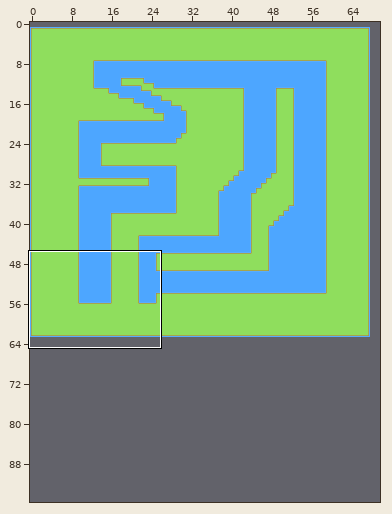
Tiled map -- Assets/com.seanba.super-tiled2unity/FINAL/Maps/Race 1.3.tmx. The first picture is a wide view before the edit; the outline marks the close-up.
Close-up. Before the edit:
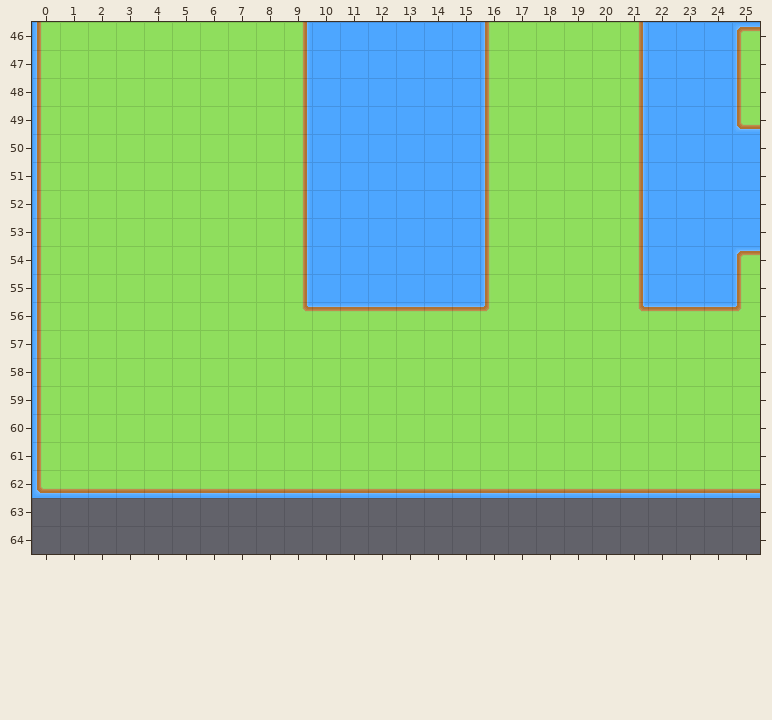
Cells are 32x32 px. Shown: x 0..25, y 46..64. The commit also changed other parts of the map, which this record leaves out. The old version is drawn lined up with the new one.
After:
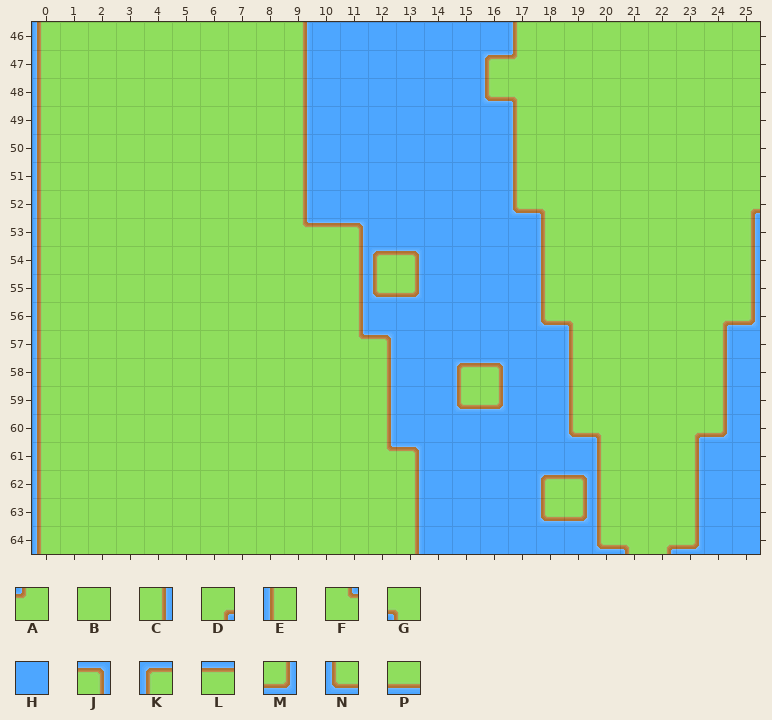
Key: from "Grass": A 60 "2.5", B 61 "2.6", C 62 "2.7", D 68 "3.5", E 75 "4.4", F 76 "4.5", G 84 "5.5", H 88 "6.1", J 99 "1.4", K 100 "1.5", L 101 "1.6", M 114 "6.4", N 115 "6.5", P 116 "6.6".
_ is an empty cell, . an unchanged one.
The edit:
map size 68x62 -> 70x96 cells (old content now starts at 0,1; both pictures use the new coordinates)
--- layer "Tile Layer 1"
@@ x 0..25 @@
-46 ................EB...CHHHK
-47 ................EB...CHHHE
-48 ................EB...CHHHE
-49 ................EB...CHHHN
-50 ................EB...CHHHH
-51 ................EB...CHHHH
-52 ................EBB..CHHHH
-53 .........CHH....EBB..CHHHH
-54 .........CHHHH..EBB..CHHHK
-55 .........CHHHH..EBB..CHHHE
-56 .........FLLLLLLABBB.FLLLA
-57 ...........BBBBBBBBB....BB
-58 ............BBBBBBBB....BB
-59 ............BBBBBBBB....BB
-60 ............BBBBBBBBB..BBB
-61 ............BBBBBBBBB..BBB
-62 NPPPPPPPPPPPPPPPPPPPPPPPPP
-63 __________________________
-64 __________________________
+46 ................HE...BBBBB
+47 ................KA...BBBBB
+48 ................NG...BBBBB
+49 ................HE...BBBBB
+50 ................HE...BBBBB
+51 ................HE...BBBBB
+52 ................HNG..BBBBD
+53 .........FLJ....HHE..BBBBC
+54 .........BBCKJ..HHE..BBBBC
+55 .........BBCNM..HHE..BBBBC
+56 .........BBCHHHHHHNG.BBBDM
+57 ...........FJHHHHHHE....CH
+58 ............CHHKJHHE....CH
+59 ............CHHNMHHE....CH
+60 ............CHHHHHHNG..DMH
+61 ............FJHHHHHHE..CHH
+62 EBBBBBBBBBBBBCHHHHKJEBBCHH
+63 EBBBBBBBBBBBBCHHHHNMEBBCHH
+64 EBBBBBBBBBBBBCHHHHHHNGDMHH
